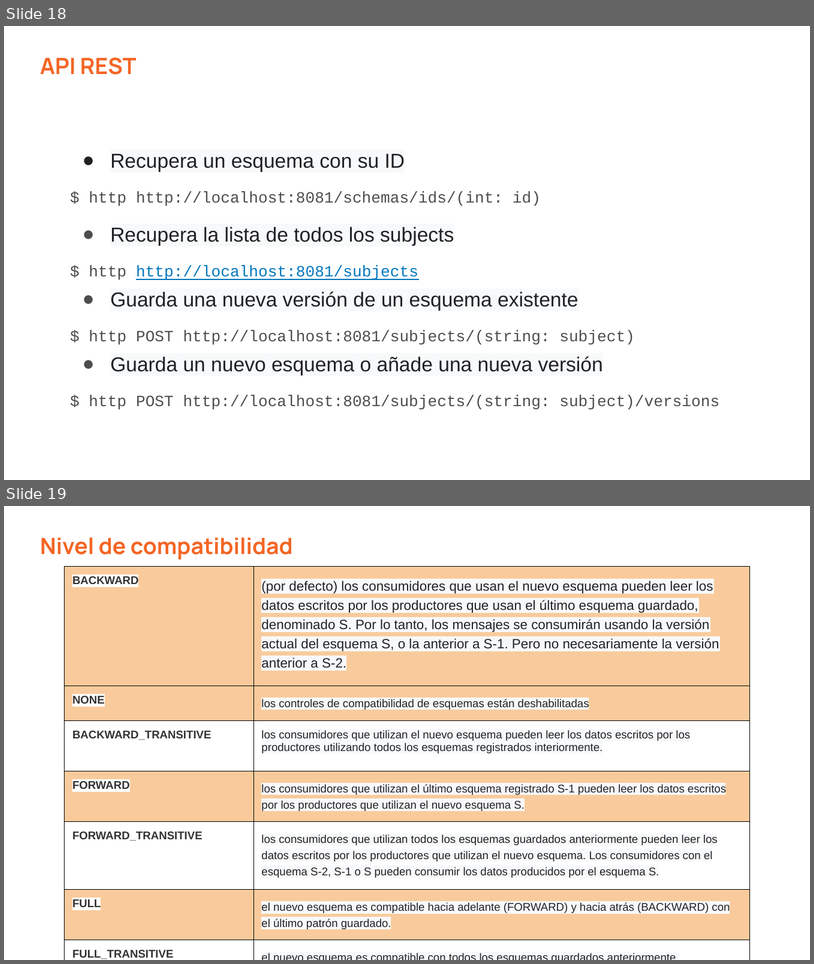
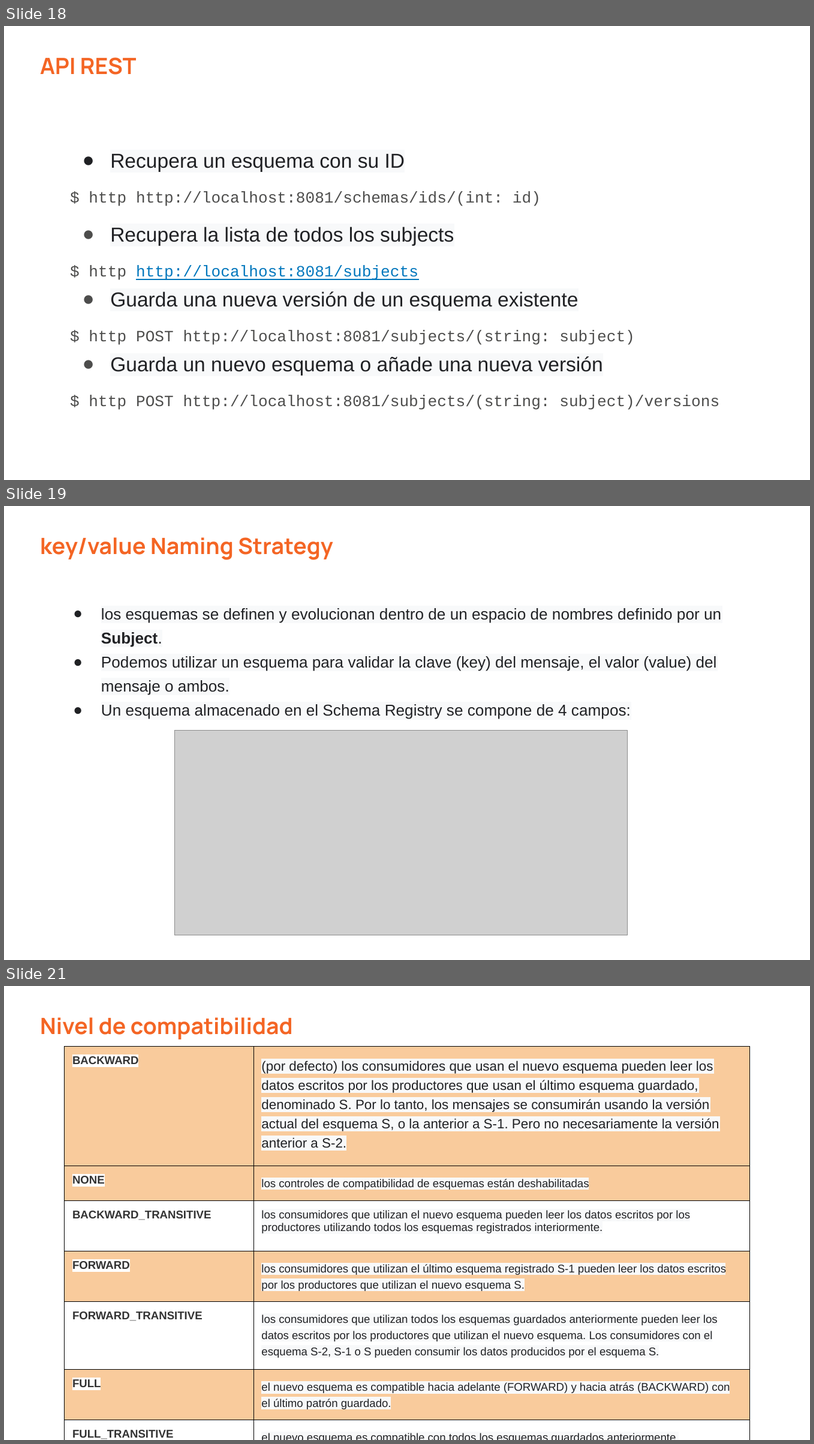
Before and after one commit to vass-engineering/102-spring-kafka-registry, a slide deck: docs/Kafka-GobernanzaDeEsquema.pptx. Shown one above the other, each under a label of ours: slides 18 and 19 before the commit, slides 18, 19 and 21 after it; the slides between them are not shown. The pictures are 814x964 and 814x1444 pixels, drawn with LibreOffice and Linux fonts; fonts in the diff are those of the drawing; grey boxes stand for pictures. Boxes give left, top, right and bottom in pixels: in the first picture for what was removed or moved away, otherwise in the second. Text is boxed around its words. In the diff, an @@ line names an element or a change of style, - is before the commit and + after.

```diff
--- a/docs/Kafka-GobernanzaDeEsquema.pptx
+++ b/docs/Kafka-GobernanzaDeEsquema.pptx
@@ slide 19 added at [4, 506, 810, 960], background #FFFFFF @@
@@ text added at [40, 537, 333, 560], 20 pt, text #F46524, bold @@
+key/value Naming Strategy
@@ text added at [101, 608, 722, 719], 14 pt, text #202124 @@
+● los esquemas se definen y evolucionan dentro de un espacio de nombres definido por un Subject.
+● Podemos utilizar un esquema para validar la clave (key) del mensaje, el valor (value) del mensaje o ambos.
+● Un esquema almacenado en el Schema Registry se compone de 4 campos:
@@ picture added at [175, 730, 627, 935] @@
@@ what was slide 19 is now slide 21 @@
```
Also in this commit, not shown: 1 other slide added, 1 other file.
